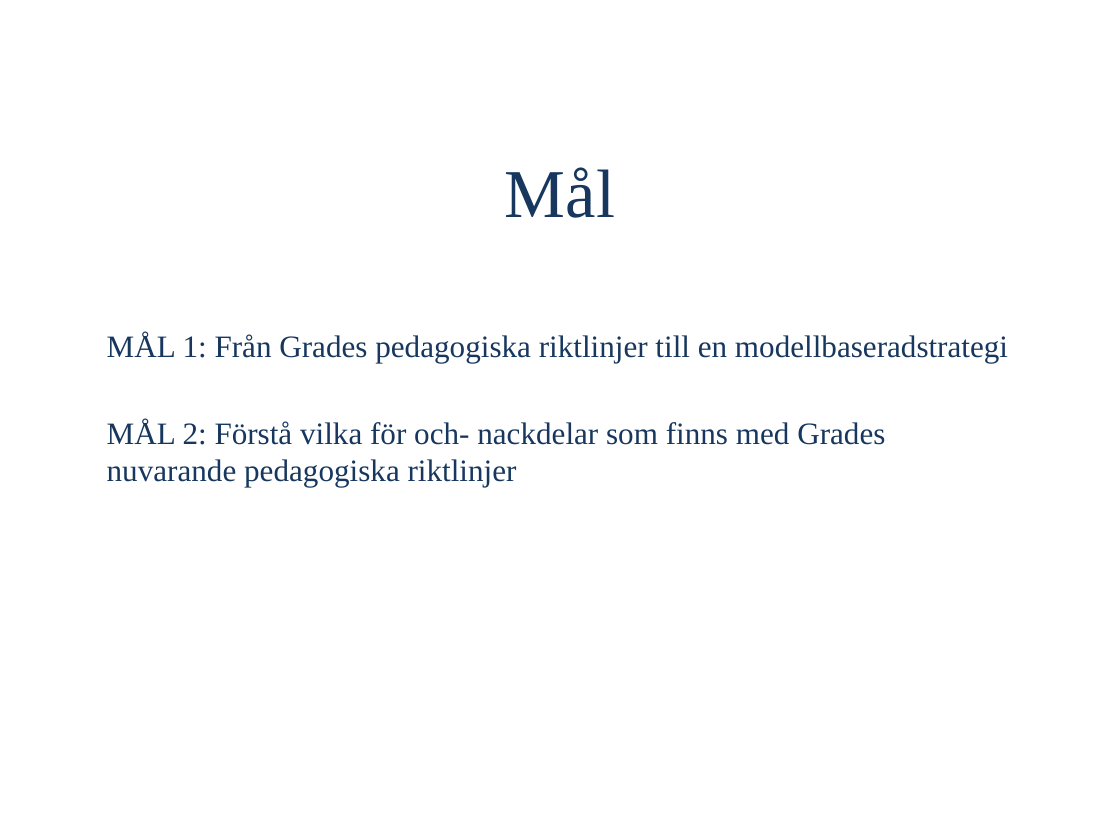
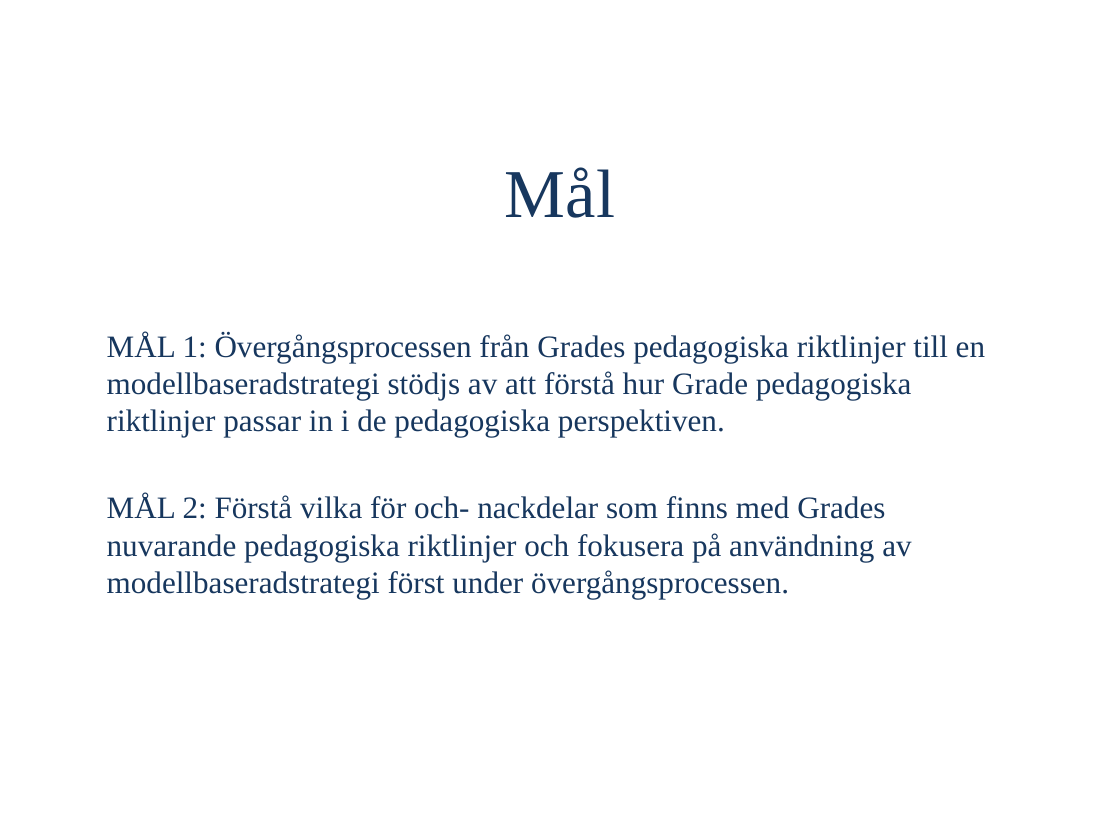
Before and after one commit to OliviaImner/thesis_document, a slide deck: slide 5 of Thesis/Presentation.pptx (slide 4 before the commit). Drawn at 1120x840 pixels with LibreOffice and Linux fonts; fonts in the diff are those of the drawing. Boxes give left, top, right and bottom in pixels: in the first picture for what was removed or moved away, otherwise in the second. Text is boxed around its words. In the diff, an @@ line names an element or a change of style, - is before the commit and + after.

Commit message:
last changes

```diff
--- a/Thesis/Presentation.pptx
+++ b/Thesis/Presentation.pptx
@@ text at bbox=[107, 332, 985, 599]: text changed @@
-MÅL 1: Från Grades pedagogiska riktlinjer till en modellbaseradstrategi
-MÅL 2: Förstå vilka för och- nackdelar som finns med Grades nuvarande pedagogiska riktlinjer
+MÅL 1: Övergångsprocessen från Grades pedagogiska riktlinjer till en modellbaseradstrategi stödjs av att förstå hur Grade pedagogiska riktlinjer passar in i de pedagogiska perspektiven.
+MÅL 2: Förstå vilka för och- nackdelar som finns med Grades nuvarande pedagogiska riktlinjer och fokusera på användning av modellbaseradstrategi först under övergångsprocessen.
```
Also in this commit, not shown: 5 other slides changed, 1 slide added.
